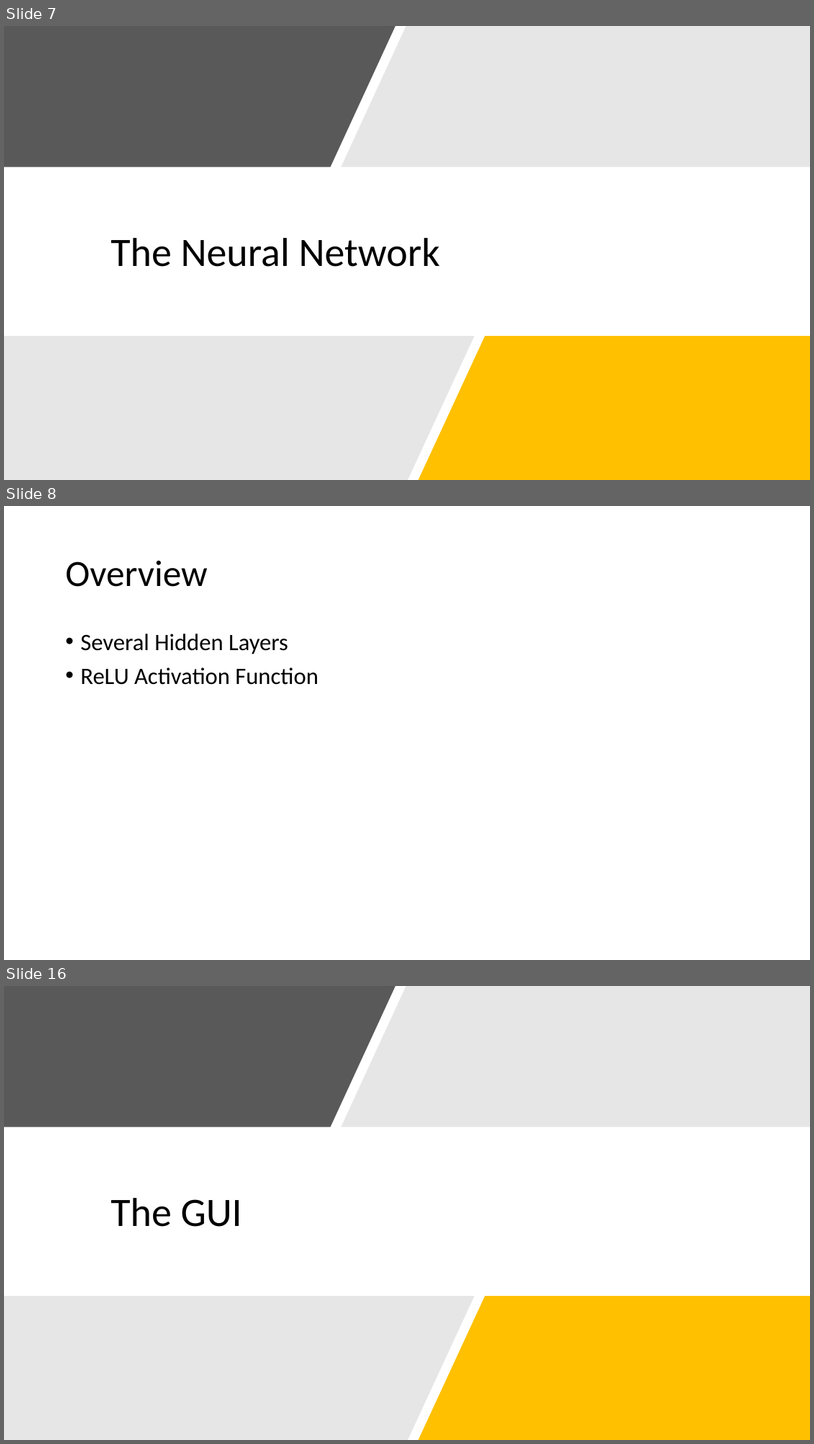
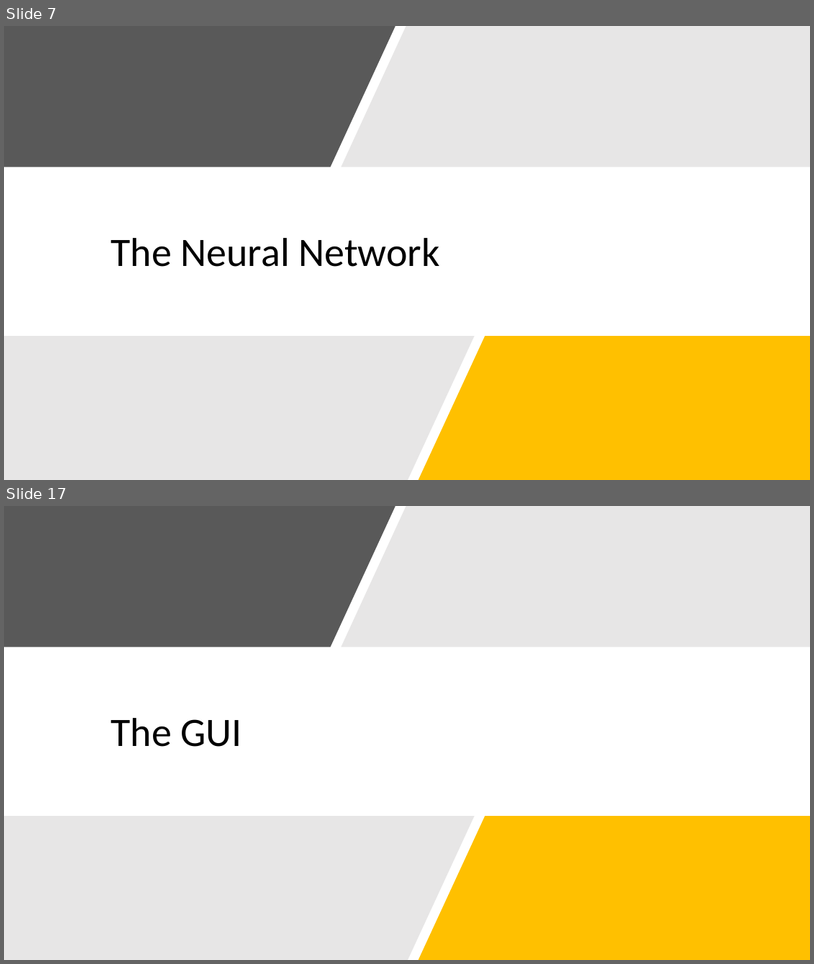
Before and after one commit to ChrisKalahiki/CNN-for-BelgiumTS-and-MNIST, a slide deck: RIPMazeRunner.pptx. Shown one above the other, each under a label of ours: slides 7, 8 and 16 before the commit, slides 7 and 17 after it; the slides between them are not shown. The pictures are 814x1444 and 814x964 pixels, drawn with LibreOffice and Linux fonts; fonts in the diff are those of the drawing. Boxes give left, top, right and bottom in pixels: in the first picture for what was removed or moved away, otherwise in the second. Text is boxed around its words. In the diff, an @@ line names an element or a change of style, - is before the commit and + after.

```diff
--- a/RIPMazeRunner.pptx
+++ b/RIPMazeRunner.pptx
@@ slide 8 removed at box(4, 506, 810, 960), background #FFFFFF @@
@@ title removed at box(65, 560, 207, 587) @@
-Overview
@@ text removed at box(80, 633, 319, 685) @@
-• Several Hidden Layers
-• ReLU Activation Function
@@ what was slide 16 is now slide 17 @@
```
Also in this commit, not shown: 2 slides changed, 7 slides added, 5 other slides removed.
